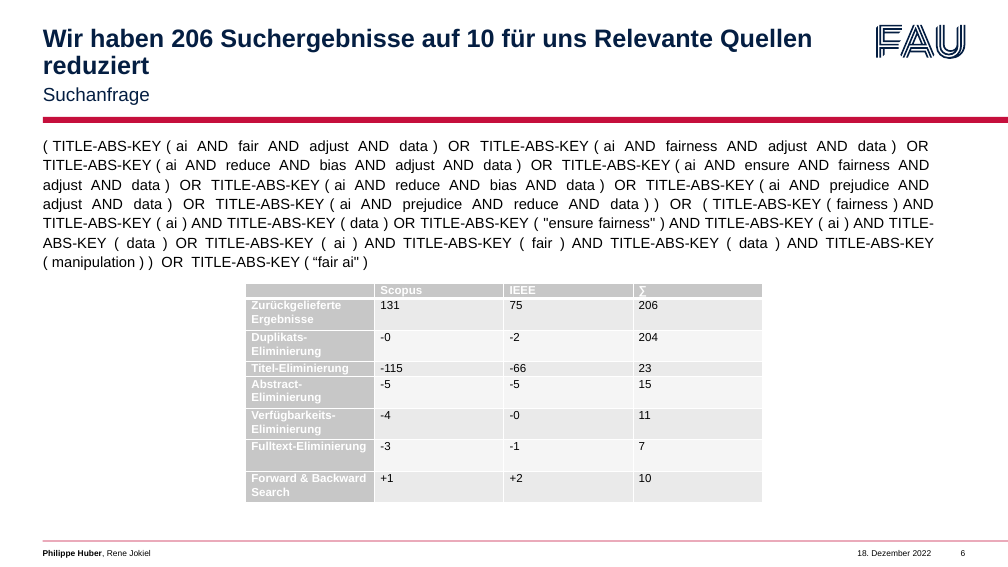
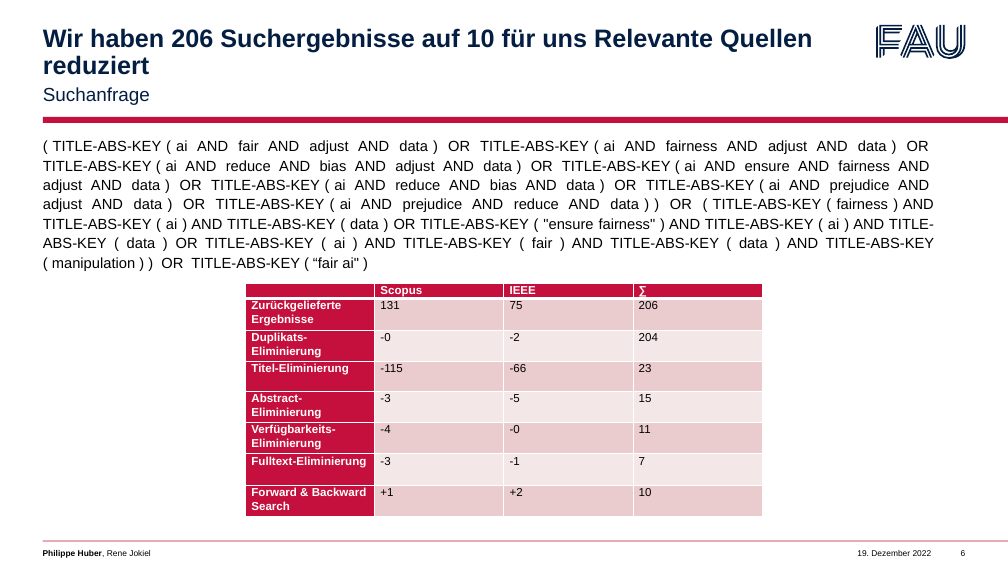
Before and after one commit to BelmontR/CSV-AI-Fairnes-Checker-, a slide deck: slide 6 of F-Seminar/Zwischenpräsentation.pptx. Drawn at 1008x567 pixels with LibreOffice and Linux fonts; fonts in the diff are those of the drawing. Boxes give left, top, right and bottom in pixels: in the first picture for what was removed or moved away, otherwise in the second. Text is boxed around its words. In the diff, an @@ line names an element or a change of style, - is before the commit and + after.

```diff
--- a/F-Seminar/Zwischenpräsentation.pptx
+++ b/F-Seminar/Zwischenpräsentation.pptx
@@ table at (246,284,763,517) @@
-row 5, column 2: -5
+row 5, column 2: -3
@@ fill #C7C7C7 to #C50F3C in 11 cells @@
@@ fill #EBEBEB to #EACCCE in 12 cells @@
@@ fill #F5F5F5 to #F5E7E8 in 9 cells @@
```
Also in this commit, not shown: 19 other slides changed, 2 slides added.
